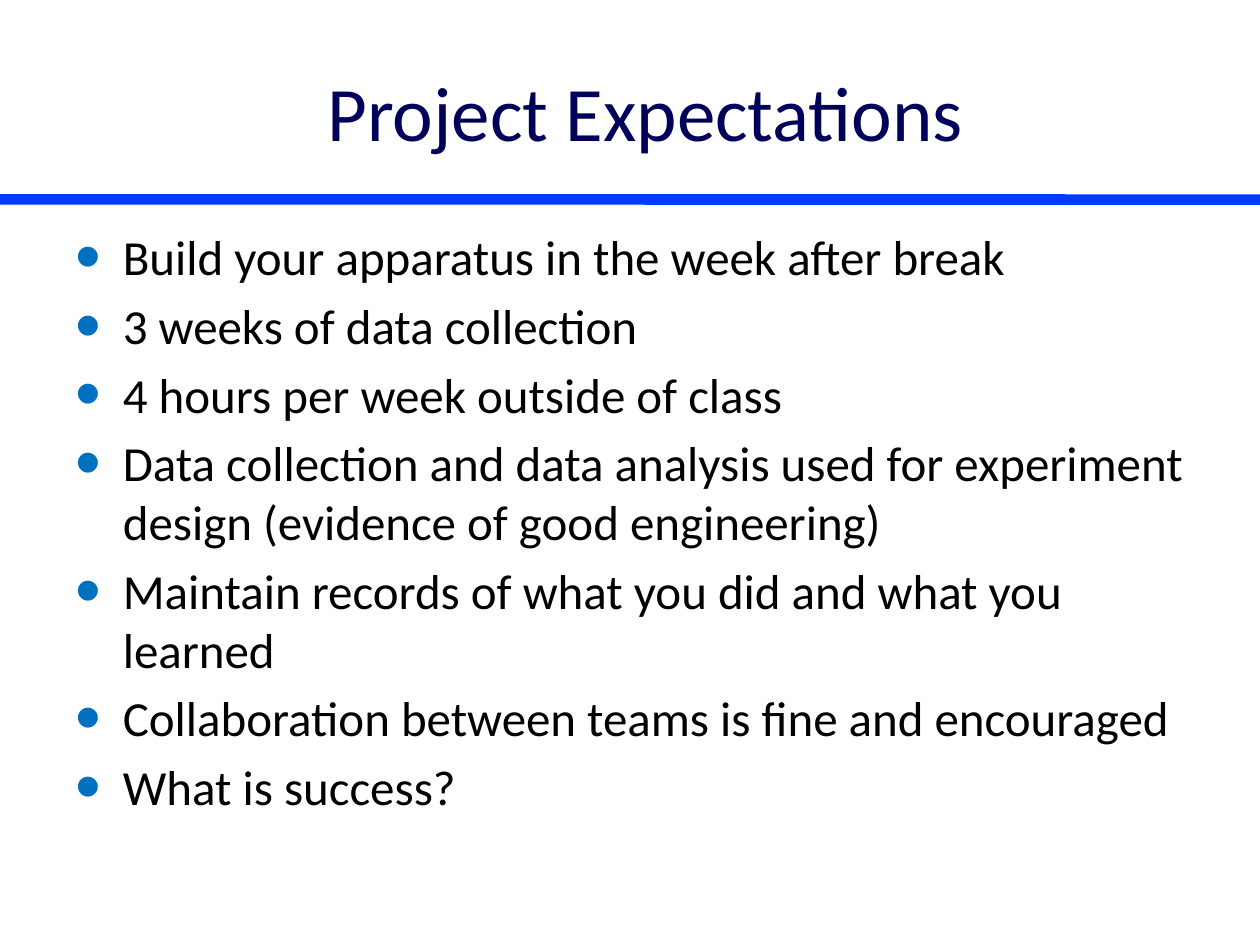
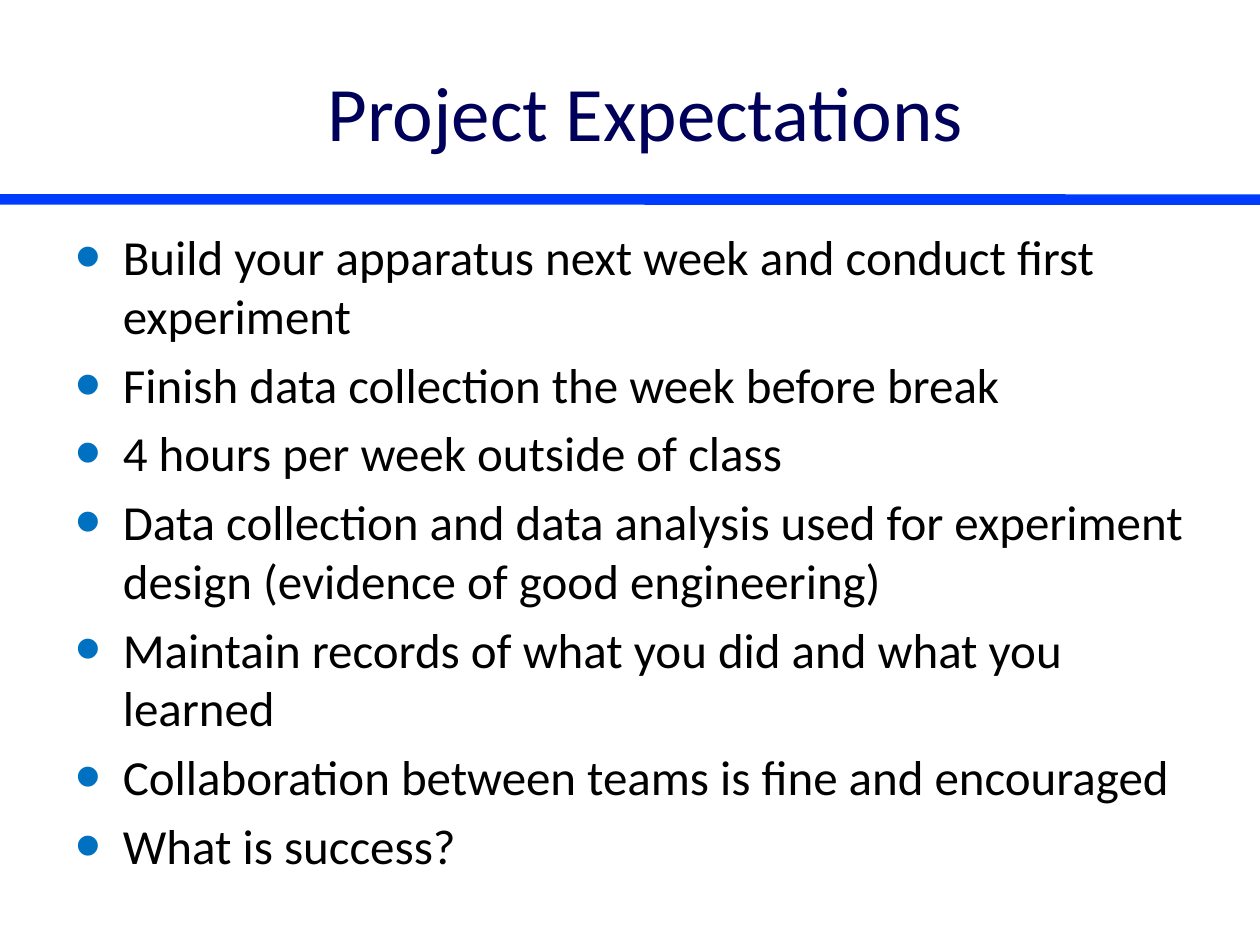
Before and after one commit to monroews/CEE4530, a slide deck: slide 4 of website/pptx/Project_Ideas.pptx. Drawn at 1260x945 pixels with LibreOffice and Linux fonts; fonts in the diff are those of the drawing. Boxes give left, top, right and bottom in pixels: in the first picture for what was removed or moved away, otherwise in the second. Text is boxed around its words. In the diff, an @@ line names an element or a change of style, - is before the commit and + after.

Commit message:
project ideas

```diff
--- a/website/pptx/Project_Ideas.pptx
+++ b/website/pptx/Project_Ideas.pptx
@@ text at (123, 241, 1094, 404): text changed @@
-• Build your apparatus in the week after break
-• 3 weeks of data collection
+• Build your apparatus next week and conduct first experiment
+• Finish data collection the week before break
```
Also in this commit, not shown: 5 other slides changed, 1 slide added, 3 slides removed, 1 other file.
